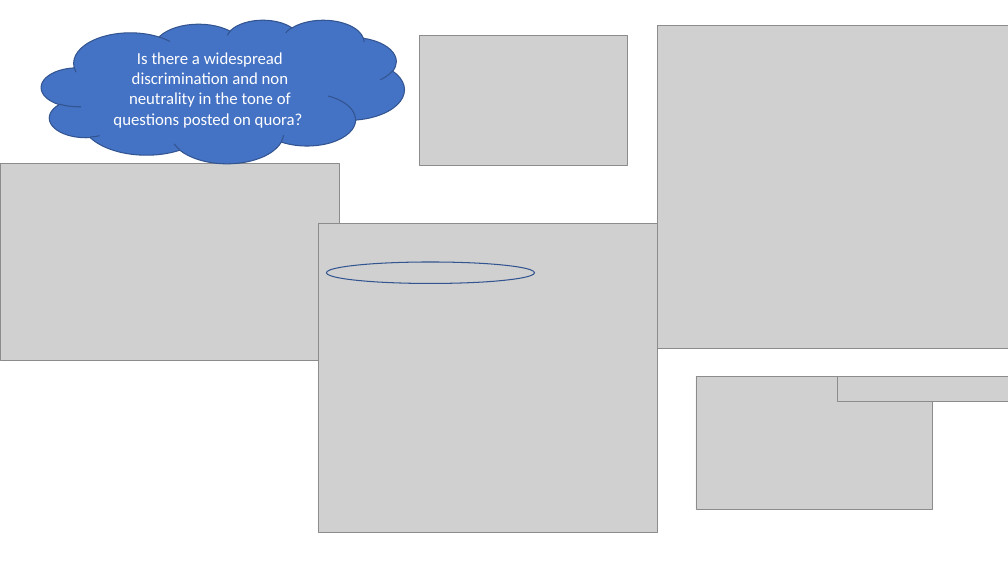
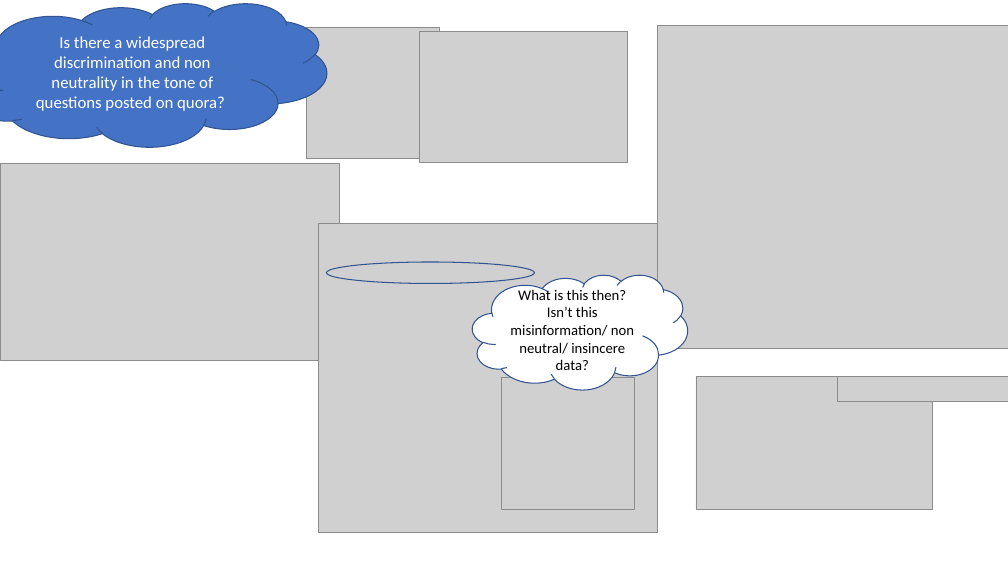
Before and after one commit to shalin4788/Springboard-Do-not-refer-, a slide deck: slide 7 of Capstone Two/reports/Capstone_Presentation.pptx. Drawn at 1008x567 pixels with LibreOffice and Linux fonts; fonts in the diff are those of the drawing; grey boxes stand for pictures. Boxes give left, top, right and bottom in pixels: in the first picture for what was removed or moved away, otherwise in the second. Text is boxed around its words. In the diff, an @@ line names an element or a change of style, - is before the commit and + after.

Commit message:
updated deck..added more images

```diff
--- a/Capstone Two/reports/Capstone_Presentation.pptx
+++ b/Capstone Two/reports/Capstone_Presentation.pptx
@@ cloud "Is there a widespread discrimination ..." resized from (x1=42, y1=20, x2=405, y2=163) to (x1=0, y1=3, x2=327, y2=147) @@
@@ picture added at (x1=307, y1=27, x2=440, y2=159) @@
@@ cloud added at (x1=473, y1=275, x2=688, y2=390), fill #FFFFFF, outline #325491 1 pt, 14 pt, text #000000 @@
+What is this then? Isn’t this misinformation/ non neutral/ insincere data?
@@ picture added at (x1=501, y1=378, x2=634, y2=510) @@
```
Also in this commit, not shown: 1 other slide changed.
